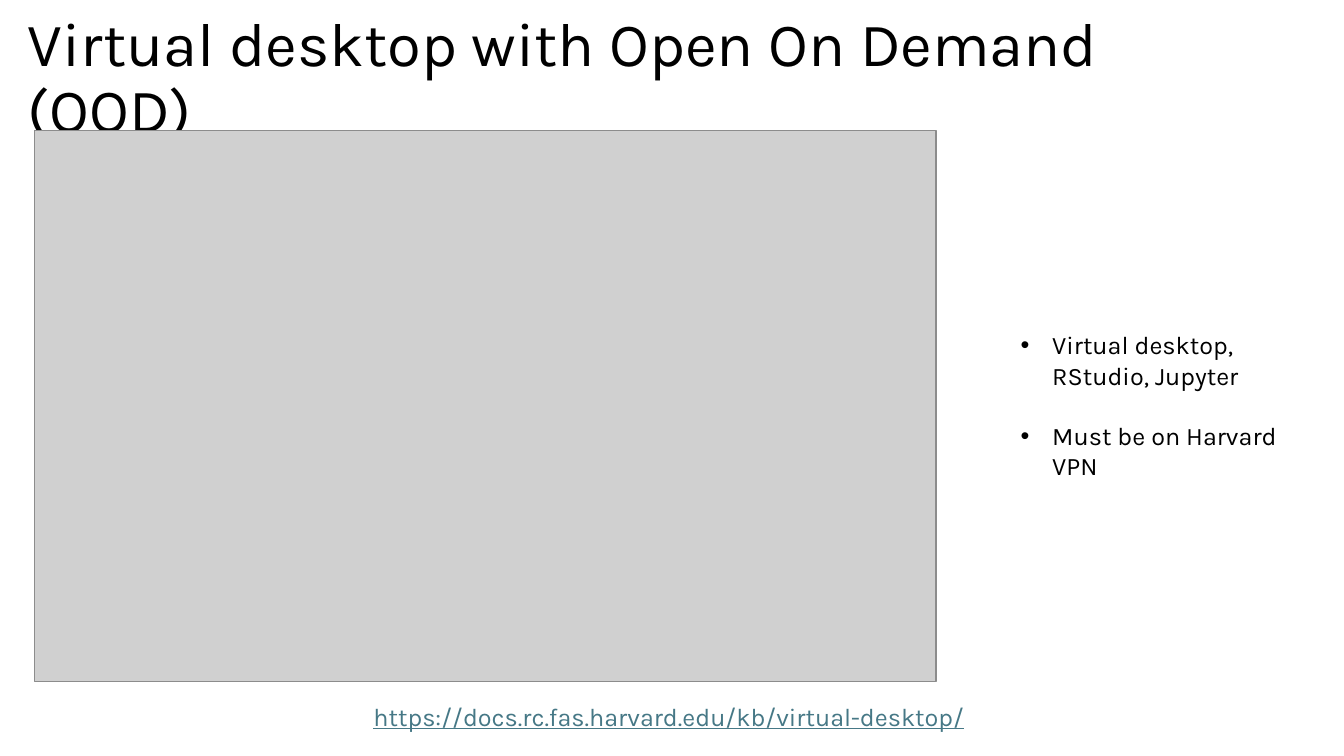
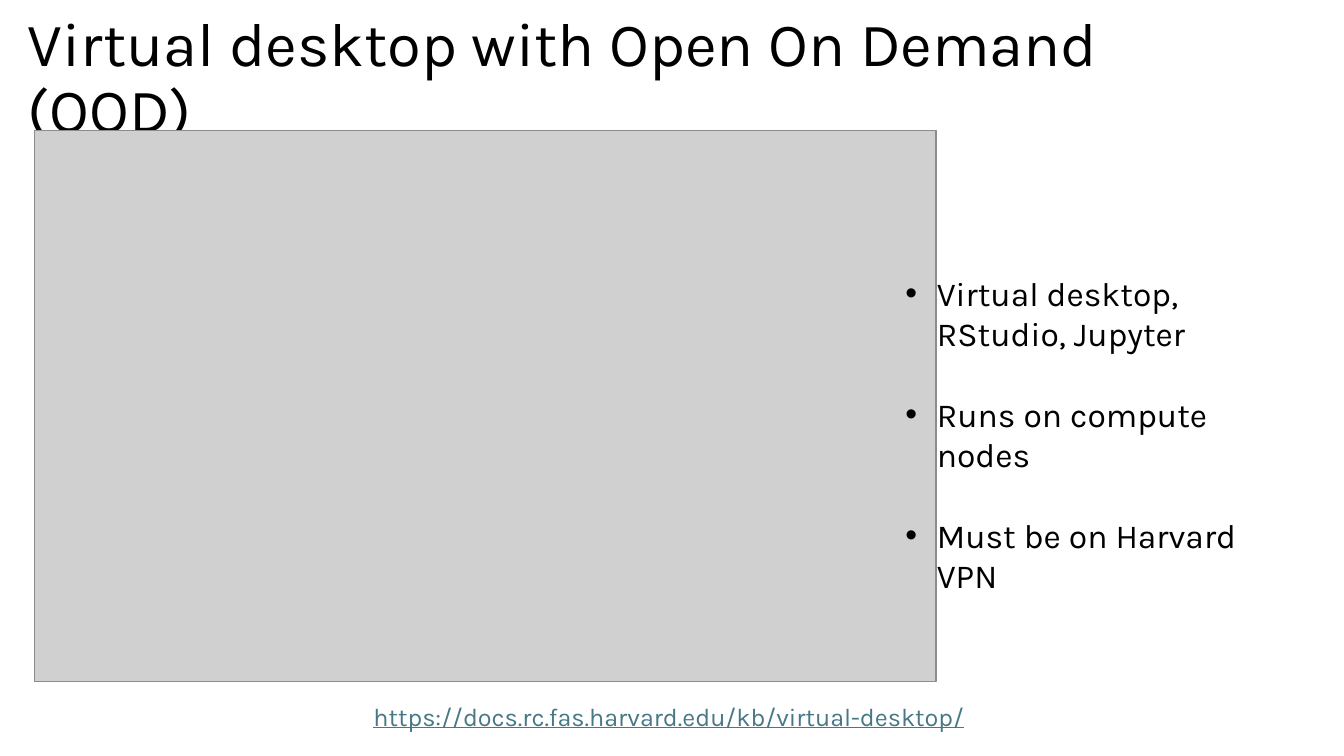
Before and after one commit to harvardinformatics/short-trainings, a slide deck: slide 85 of cmd-line-101/03-integration.pptx (slide 86 before the commit). Drawn at 1344x756 pixels with LibreOffice and Linux fonts; fonts in the diff are those of the drawing; grey boxes stand for pictures. Boxes give left, top, right and bottom in pixels: in the first picture for what was removed or moved away, otherwise in the second. Text is boxed around its words. In the diff, an @@ line names an element or a change of style, - is before the commit and + after.

```diff
--- a/cmd-line-101/03-integration.pptx
+++ b/cmd-line-101/03-integration.pptx
@@ text "Virtual desktop, RStudio, Jupyter": place and size @@
-text "Virtual desktop, RStudio, Jupyter" at bbox=[1052, 336, 1276, 475]
+text "Virtual desktop, RStudio, Jupyter" at bbox=[937, 283, 1236, 588]
@@ text at bbox=[937, 283, 1236, 588]: size 18 to 24 pt in "Virtual desktop, RStudio, Jupyter", "Must be on Harvard VPN" @@
@@ text at bbox=[937, 406, 1207, 468]: paragraph added @@
+• Runs on compute nodes
```
Also in this commit, not shown: 1 other slide changed, 1 slide removed.
